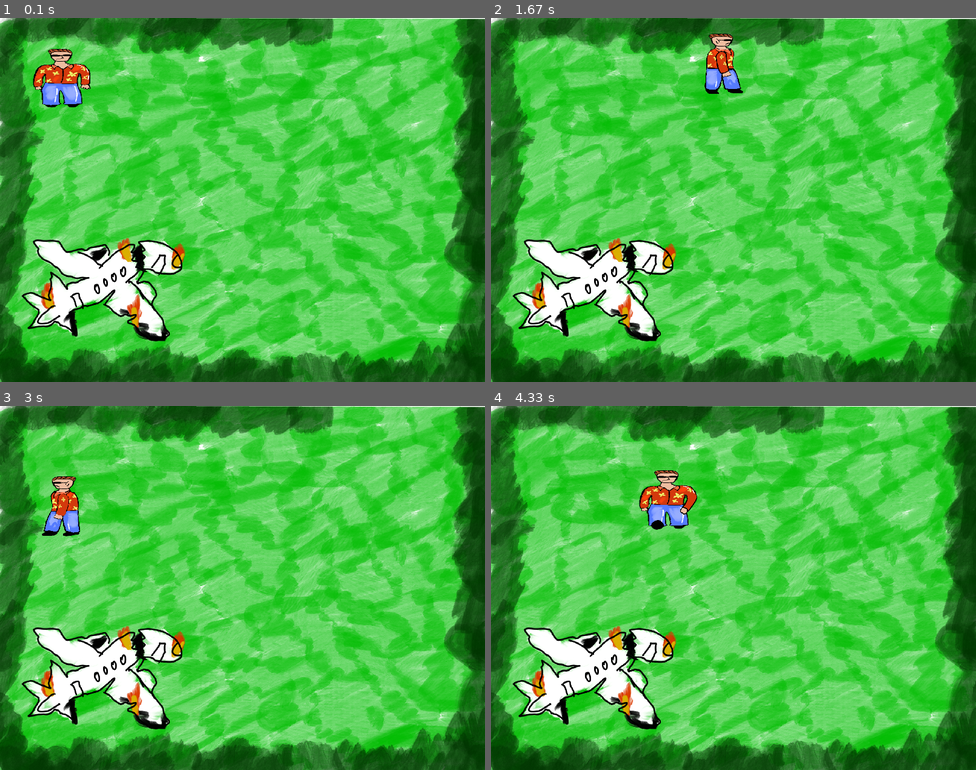
Above: before the commit, frames 1-4 (two rows, left to right).
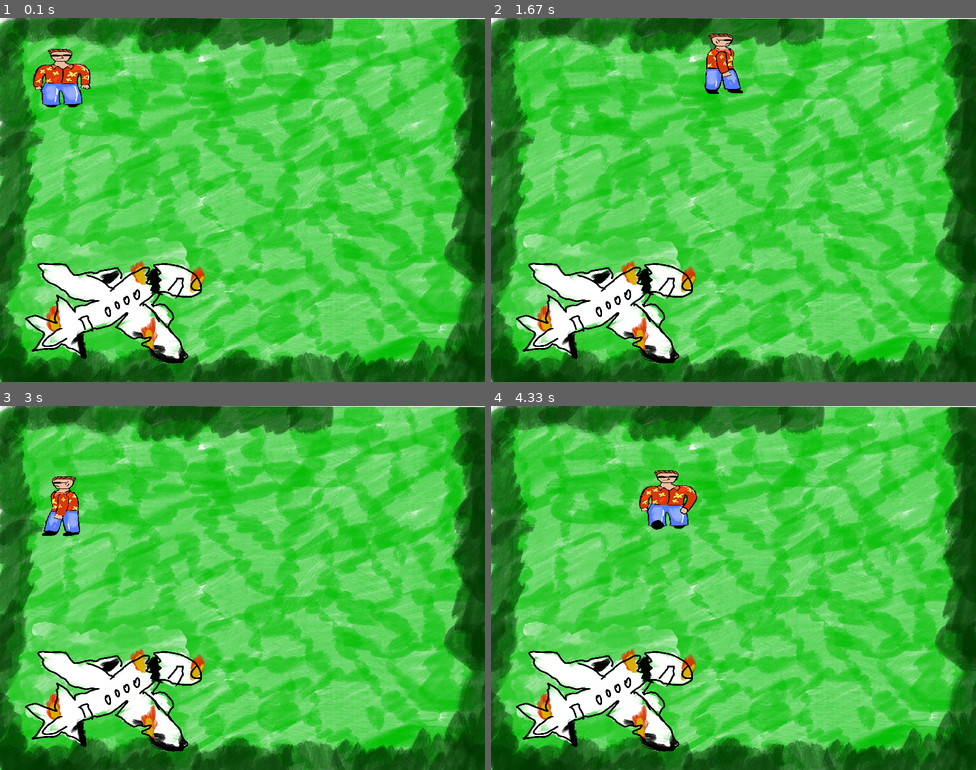
Above: after the commit, the same moments.

Repository: sartep1996/Final_Project_PyGame
Game: pygame game, started from main.py
Same seed, same stepped clock (60 frames per second), same inputs: the game is played once before the commit and once after it.
Inputs:
- Up to frame 1 (0.1 s): no input
- Up to frame 2 (1.67 s): hold D 0.33-0.8 s; hold W 0.83-1.13 s; hold D 1.17-1.63 s
- Up to frame 3 (3 s): hold A 1.67-2.2 s; hold S 2.23-2.53 s; hold A 2.57-2.97 s
- Up to frame 4 (4.33 s): hold W 3-3.37 s; hold D 3.4-4.03 s; hold S from 4.07 s (still down)

The runs differ from the first frame. In frame 1, 8.8% of the frame differs, in the area x 1-43%, y 57-95%; in frame 2, 8.8%; in frame 3, 8.8%; in frame 4, 8.8%.

Commit message:
added collision

Diff:
--- /dev/null
+++ b/background_objects.py
@@ -0,0 +1,11 @@
+import pygame as pg
+
+
+# background plane
+plane_b_object_unscaled = pg.image.load("Images/Background_objects/background_plane.png").convert_alpha()
+plane_b_object = pg.transform.scale(plane_b_object_unscaled, (300, 170))
+
+
+object_x = 0
+object_y = 0
+#
--- /dev/null
+++ b/collision_functions.py
@@ -0,0 +1,13 @@
+
+
+def collision_with_static_object(obj1, obj2, coltol):
+    if obj1.colliderect(obj2):
+        if abs(obj1.right - obj2.left) < coltol:
+            obj1.right = obj2.left
+        elif abs(obj1.left - obj2.right) < coltol:
+            obj1.left = obj2.right
+
+        if abs(obj1.bottom - obj2.top) < coltol:
+            obj1.bottom = obj2.top
+        elif abs(obj1.top - obj2.bottom) < coltol:
+            obj1.top = obj2.bottom
--- a/main.py
+++ b/main.py
@@ -18,6 +18,11 @@
 background_lvl_1 = pg.transform.scale(original_background_lvl_1, (800, 600))
 
 from player_movement import player
+from background_objects import plane_b_object
+from collision_functions import collision_with_static_object
+
+plane_b_object_rect = plane_b_object.get_rect()
+plane_b_object_rect.topleft = (40, 400)
 
 
 run = True
@@ -27,6 +32,8 @@
     for event in pg.event.get():
         if event.type == pg.QUIT:
             run = False
+
+
 
     player.main_player_movement()
     player.animate()
@@ -40,10 +47,34 @@
     if player.player_rect.bottom > BOUNDRY_BOTTOM:
        player.player_rect.bottom = BOUNDRY_BOTTOM
 
+
+    collision_with_static_object(player.player_rect, plane_b_object_rect, 10)
+
+
+    # collision_tolerance = 10
+    # if player.player_rect.colliderect(plane_b_object_rect):
+    #     if abs(player.player_rect.right - plane_b_object_rect.left) < collision_tolerance:
+    #         player.player_rect.right = plane_b_object_rect.left
+    #     elif abs(player.player_rect.left - plane_b_object_rect.right) < collision_tolerance:
+    #         player.player_rect.left = plane_b_object_rect.right
+
+    #     if abs(player.player_rect.bottom - plane_b_object_rect.top) < collision_tolerance:
+    #         player.player_rect.bottom = plane_b_object_rect.top
+    #     elif abs(player.player_rect.top - plane_b_object_rect.bottom) < collision_tolerance:
+    #         player.player_rect.top = plane_b_object_rect.bottom
+
+
+
+
+
+
+
     #black screen fill for default, all images are on top of it
     screen.fill((0, 0, 0))
     #adding background of level 1
     screen.blit(background_lvl_1, (0,0))
+
+    screen.blit(plane_b_object, plane_b_object_rect)
 
 
     player.draw(screen)
@@ -52,8 +83,4 @@
 
     pg.display.update()
 
-
-    #this part of code is responsible for boundries
-    # pg.display.update()
-
 pg.quit()
Binary file changed: Images/Background/bg_lvl_1.png
Binary file added: Images/Background_objects/background_plane.png
Not shown, added: Images/.DS_Store
